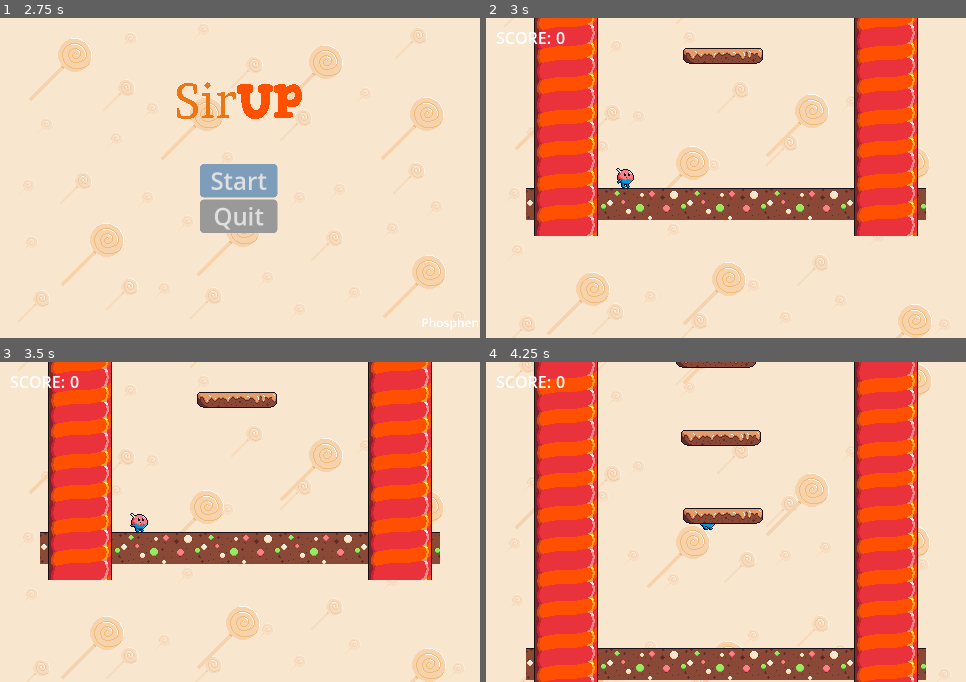
Above: before the commit, frames 1-4 (two rows, left to right).
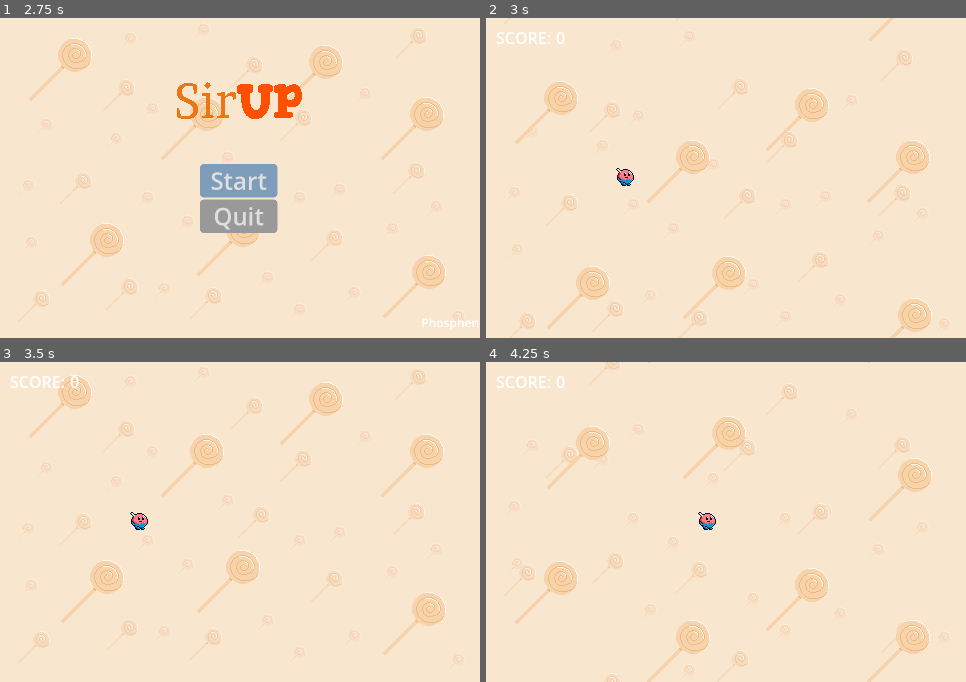
Above: after the commit, the same moments.

Repository: Phosphen/slide
Game: Godot game, scene res://Scenes/Levels/splash_screen.tscn
Two runs of this game, one before a commit and one after it. Both use one fixed random seed, a clock stepped at 60 frames per second and the inputs below.
Inputs (mouse positions are in pixels of both pictures, inside the frame that each line leads up to):
- Up to frame 1 (2.75 s): tap Enter at 0.5, 2 s; move the mouse to (345, 162) at 0.52 s; hold Up (jump) 0.53-1.28 s; hold Right (move_right) 0.53-2.03 s; tap Space at 1.25 s; move the mouse to (144, 194) at 1.27 s; tap Up (jump) at 1.35, 1.52, 1.82 s; move the mouse to (288, 107) at 2.02 s; hold Left (move_left) from 2.03 s (still down); hold Up (jump) from 2.03 s (still down)
- Up to frame 2 (3 s): release Left (move_left) at 2.75 s; release Up (jump) at 2.75 s; click "Start" at 2.75 s
- Up to frame 3 (3.5 s): no input
- Up to frame 4 (4.25 s): move the mouse to (702, 586) at 3.52 s; hold Right (move_right) from 3.53 s (still down); tap Up (jump) at 3.6, 3.77, 4.07 s

Frame 1 is identical in both runs. In frame 2, 28% of the frame differs, in the area x 5-97%, y 0-100%; in frame 3, 32%; in frame 4, 38%, in the area x 6-93%, y 0-100%.
Error after the commit: Parse Error: Expected statement, found "Indent" instead. (res://LevelGen/Main.gd:35)

Commit message:
add double size platforms with 20%

Diff:
--- a/LevelGen/Main.gd
+++ b/LevelGen/Main.gd
@@ -15,6 +15,9 @@
 var last_wall_type = ""
 var current_wall_batch_count = 0
 
+# Probability of spawning a double-width platform
+var double_width_probability = 0.2  # 20% chance
+
 var last_platform_position
 var screen_size
 var screen_width
@@ -29,7 +32,7 @@
 	screen_width = screen_size.x  # Adjust based on your game's resolution
 	last_platform_position = Vector2(screen_width * 0.5, -DISTANCE_BETWEEN_PLATFORMS)
 	wall_index = 0
-	_spawn_floor()
+		_spawn_floor()
 	_spawn_level_batch()
 #	AudioManager.play_music(AudioManager.BEAKGROUND_MUSIC_3)
 
@@ -55,11 +58,21 @@
 	platform.set_name("Platform")
 	var sprite_size = _get_sprite_size(platform)
 
+	# Determine if this platform should be double-width
+	var is_double_width = randf() < double_width_probability
+	if is_double_width:
+		# Adjust the sprite size for double width (e.g., double the x size)
+		sprite_size.x *= 2
+		# If the platform has a sprite node, adjust its scale or texture size
+		var sprite = platform.get_node("Sprite2D")
+		if sprite:
+			sprite.scale.x *= 2
+
 	add_child(platform, true)
 
 	var from = last_platform_position.x - sprite_size.x * 0.5 - MAX_OFFSET
 	var to = last_platform_position.x + sprite_size.x * 0.5 + MAX_OFFSET
-	# make sure there are no overlaps with the walls
+# make sure there are no overlaps with the walls
 	from = max(from - sprite_size.x * 0.5, MARGIN + wall_width * 0.5 + sprite_size.x * 0.5)
 	to = min(to + sprite_size.x * 0.5, screen_width - MARGIN - wall_width * 0.5 - sprite_size.x * 0.5)
 
--- a/LevelGen/main.tscn
+++ b/LevelGen/main.tscn
@@ -25,9 +25,16 @@
 
 [node name="Main" type="Node2D"]
 script = ExtResource("1_5o2wn")
+MARGIN = null
+MAX_OFFSET = null
+DISTANCE_BETWEEN_PLATFORMS = null
 platform_scene = ExtResource("2_0q4u1")
 wall_scene = ExtResource("4_0acmh")
 ground_scene = ExtResource("3_7rnot")
+normal_wall_weight = null
+jump_wall_weight = null
+fly_wall_weight = null
+wall_min_batch_size = null
 
 [node name="Player" parent="." instance=ExtResource("4_rsqvq")]
 position = Vector2(300, -20)
